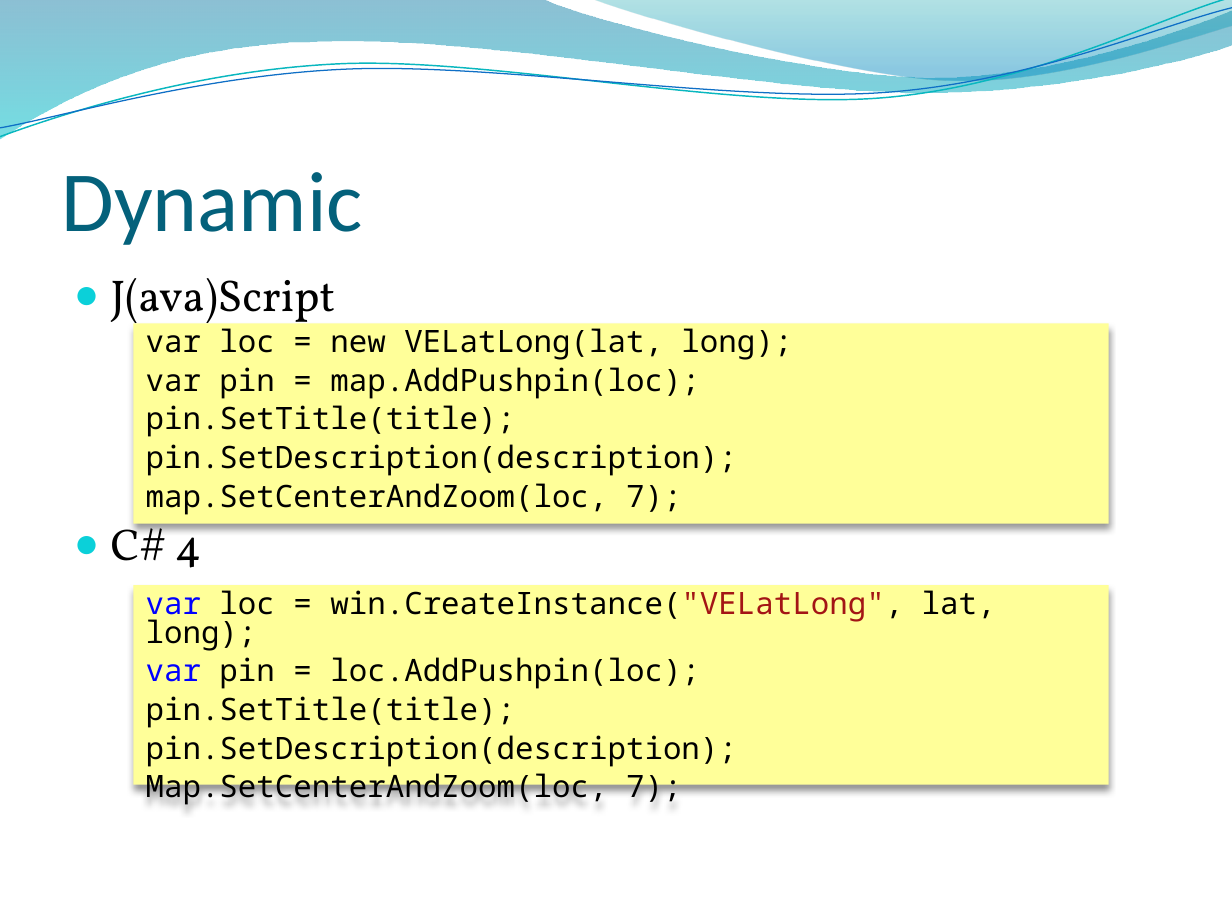
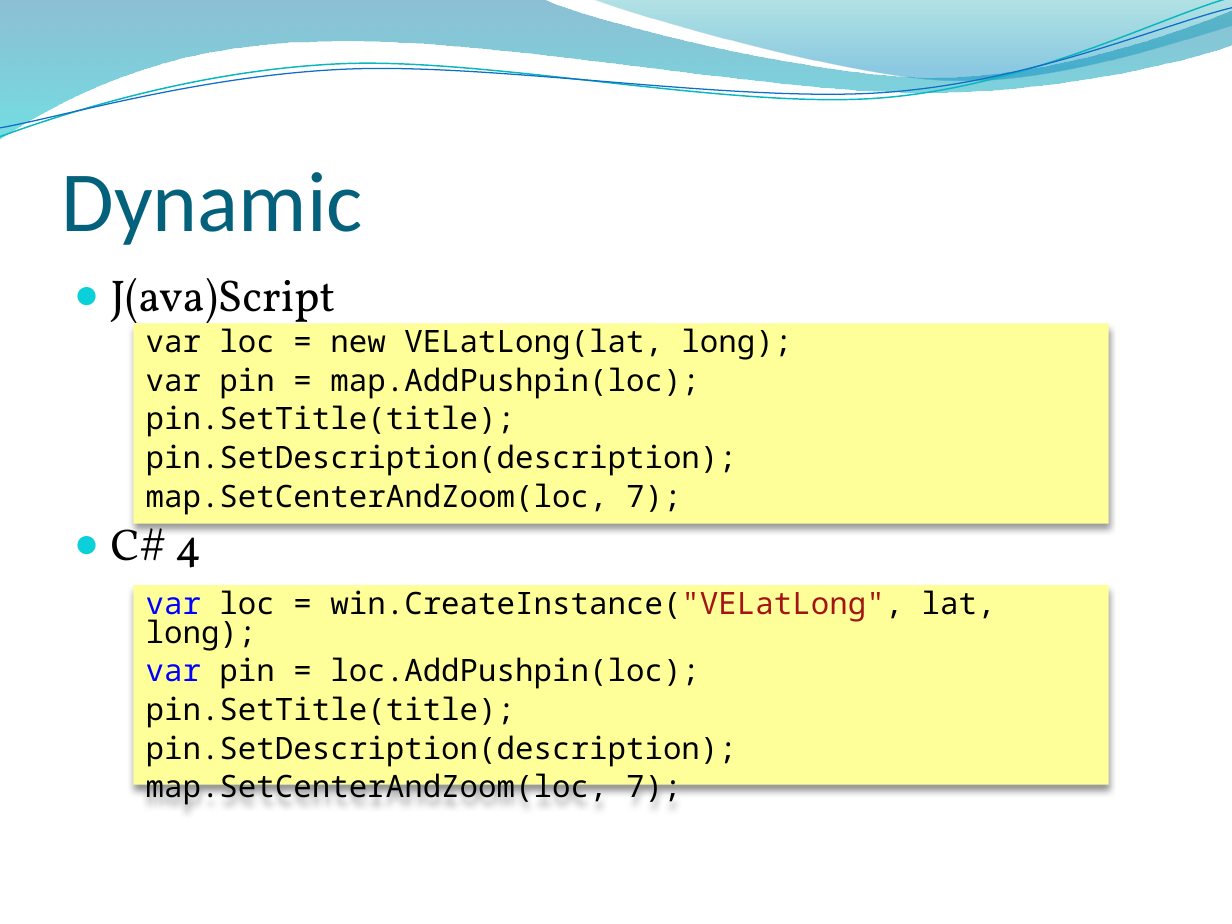
Before and after one commit to dahlbyk/Presentations, a slide deck: slide 7 of DLR/KDahlby.201006.KCDC.DLR.pptx. Drawn at 1232x924 pixels with LibreOffice and Linux fonts; fonts in the diff are those of the drawing; background and template pictures are left out. Boxes give left, top, right and bottom in pixels: in the first picture for what was removed or moved away, otherwise in the second. Text is boxed around its words. In the diff, an @@ line names an element or a change of style, - is before the commit and + after.

```diff
--- a/DLR/KDahlby.201006.KCDC.DLR.pptx
+++ b/DLR/KDahlby.201006.KCDC.DLR.pptx
@@ text in rectangle at <box>146,773,681,806</box>: text changed @@
-Map.SetCenterAndZoom(loc, 7);
+map.SetCenterAndZoom(loc, 7);
```
Also in this commit, not shown: 16 other files.
